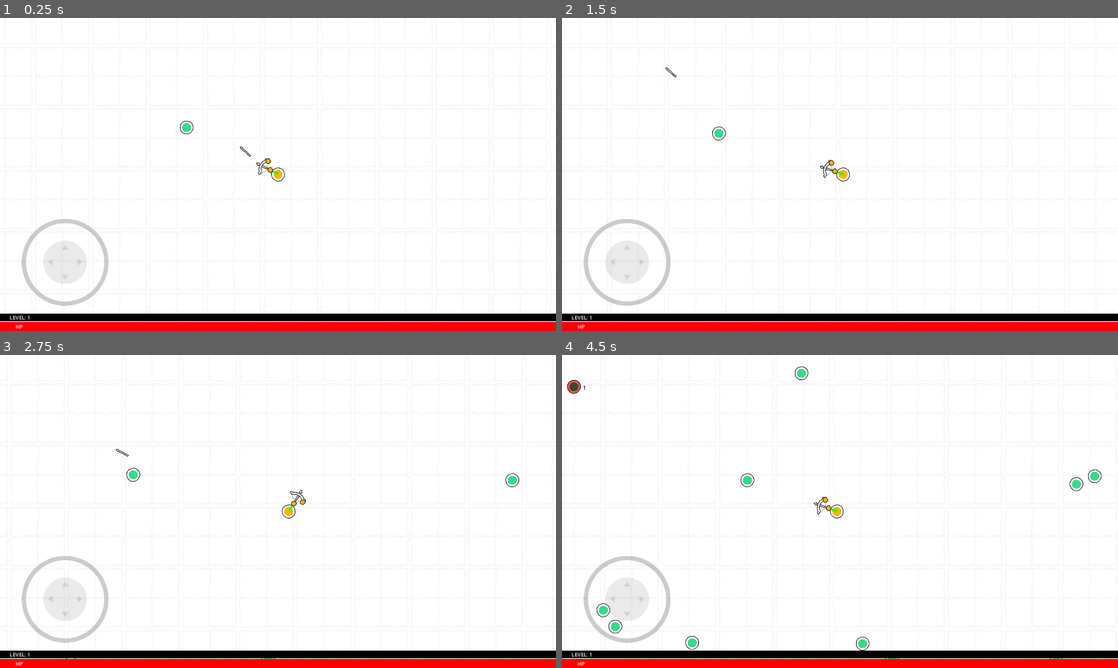
Above: before the commit, frames 1-4 (two rows, left to right).
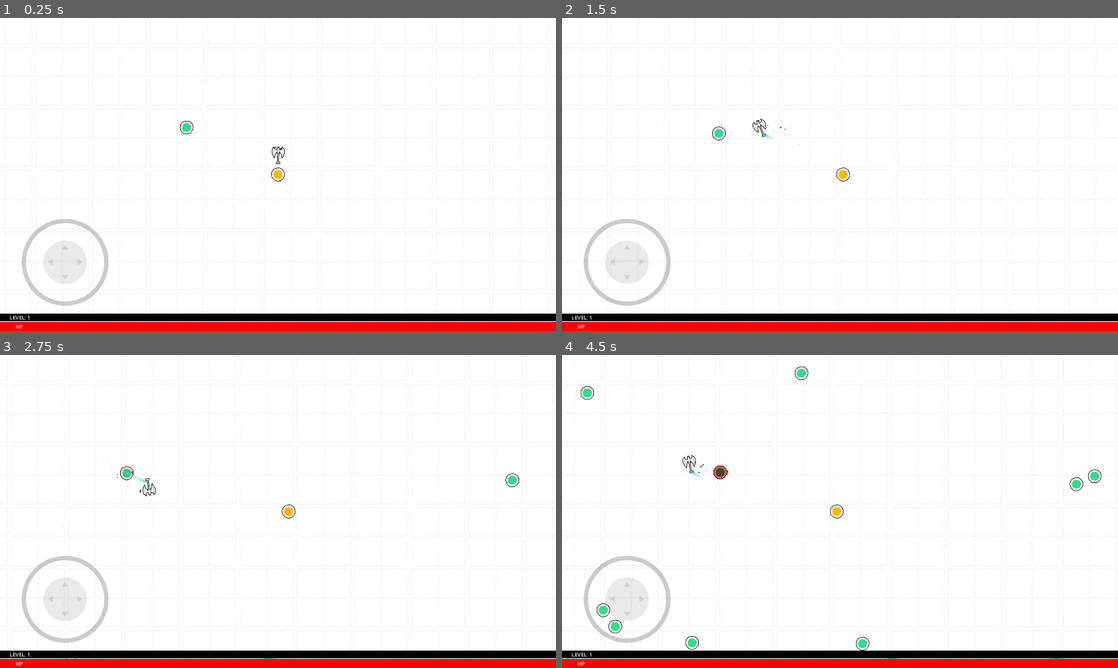
Above: after the commit, the same moments.

Repository: kickflip-games/papercut
Game: Godot game, scene res://scenes/game_flow/gameplay/game.tscn
Two runs of this game, one before a commit and one after it. Both use one fixed random seed, a clock stepped at 60 frames per second and the inputs below.
Inputs (mouse positions are in pixels of both pictures, inside the frame that each line leads up to):
- Up to frame 1 (0.25 s): no input
- Up to frame 2 (1.5 s): tap Enter (ui_accept) at 0.5, 0.77 s; move the mouse to (962, 158) at 0.52 s; press the mouse at (962, 158) at 0.53 s; hold D (right) 0.53-1.25 s; release the mouse at (962, 158) at 1.25 s; drag from (728, 190) to (851, 174) at 1.27 s
- Up to frame 3 (2.75 s): move the mouse to (333, 442) at 2.02 s; press the mouse at (333, 442) at 2.03 s; hold D (right) from 2.03 s (still down)
- Up to frame 4 (4.5 s): release D (right) at 2.75 s; release the mouse at (895, 442) at 2.75 s; drag from (812, 574) to (851, 511) at 2.77 s; move the mouse to (1006, 558) at 3.52 s; press the mouse at (1006, 558) at 3.53 s; hold A (left) 3.53-4.25 s; tap Enter (ui_accept) at 3.77 s; release the mouse at (1006, 558) at 4.25 s; drag from (673, 464) to (828, 511) at 4.27 s

The runs differ from the first frame. In frame 1, 0.2% of the frame differs, in the area x 43-52%, y 40-51%; in frame 2, 0.2%; in frame 3, 0.3%; in frame 4, 0.5%, in the area x 0-50%, y 8-52%.
Error after the commit: Out of bounds get index '0' (on base: 'Array') (res://scenes/weapons/HomingAxe.gd:26)

Commit message:
add homing axe

Diff:
--- a/globals/constants.gd
+++ b/globals/constants.gd
@@ -27,5 +27,6 @@
 	NONE,
 	BOW,
 	DEATHMACHINE,
-	SWORD
+	SWORD,
+	HOMING_AXE
 }
--- /dev/null
+++ b/scenes/effects/explosion.tscn
@@ -0,0 +1,40 @@
+[gd_scene load_steps=8 format=3 uid="uid://bxo4gjgkgpw5u"]
+
+[sub_resource type="CanvasItemMaterial" id="CanvasItemMaterial_xegee"]
+
+[sub_resource type="Gradient" id="Gradient_k5t34"]
+colors = PackedColorArray(0, 0, 0, 1, 1, 1, 1, 0.352941)
+
+[sub_resource type="GradientTexture1D" id="GradientTexture1D_agtvs"]
+gradient = SubResource("Gradient_k5t34")
+
+[sub_resource type="Curve" id="Curve_n6ort"]
+_data = [Vector2(0, 1), 0.0, 0.0, 0, 0, Vector2(0.495918, 0.69058), -0.479647, -0.479647, 0, 0, Vector2(0.996668, 0), 0.0, 0.0, 0, 0, Vector2(1, 0), 0.0, 0.0, 0, 0]
+point_count = 4
+
+[sub_resource type="CurveTexture" id="CurveTexture_jgj3u"]
+curve = SubResource("Curve_n6ort")
+
+[sub_resource type="ParticleProcessMaterial" id="ParticleProcessMaterial_s7d30"]
+lifetime_randomness = 0.5
+particle_flag_disable_z = true
+spread = 180.0
+gravity = Vector3(0, 0, 0)
+initial_velocity_min = 0.1
+initial_velocity_max = 5.0
+orbit_velocity_min = 0.0
+orbit_velocity_max = 0.0
+scale_curve = SubResource("CurveTexture_jgj3u")
+color_ramp = SubResource("GradientTexture1D_agtvs")
+
+[sub_resource type="CanvasTexture" id="CanvasTexture_slfbw"]
+
+[node name="explosion" type="GPUParticles2D"]
+material = SubResource("CanvasItemMaterial_xegee")
+amount = 20
+process_material = SubResource("ParticleProcessMaterial_s7d30")
+texture = SubResource("CanvasTexture_slfbw")
+lifetime = 3.0
+speed_scale = 8.2
+explosiveness = 1.0
+randomness = 1.0
--- a/scenes/units/enemy/navigation.gd
+++ b/scenes/units/enemy/navigation.gd
@@ -16,9 +16,13 @@
 @export var avoid_distance: = 45.0
 @export var kockback_force = 0.5
 
+
+
 var _max_speed:float = 200
 var _flock: Array[Node2D] = []
 var _current_v:Vector2
+
+
 
 
 var mypos:Vector2:
--- a/scenes/units/enemy/navigation.tscn
+++ b/scenes/units/enemy/navigation.tscn
@@ -3,7 +3,7 @@
 [ext_resource type="Script" path="res://scenes/units/enemy/navigation.gd" id="1_dp11o"]
 
 [sub_resource type="CircleShape2D" id="CircleShape2D_qcjbk"]
-radius = 66.0303
+radius = 39.0512
 
 [node name="Navigation" type="Area2D"]
 collision_layer = 32
--- a/scenes/units/player/player.tscn
+++ b/scenes/units/player/player.tscn
@@ -15,6 +15,7 @@
 [ext_resource type="LabelSettings" uid="uid://chwgtf1er15no" path="res://scenes/units/player/player_ui_font.tres" id="9_o38mr"]
 [ext_resource type="Script" path="res://scenes/units/player/xpBar.gd" id="9_x27up"]
 [ext_resource type="PackedScene" uid="uid://bingpvpe5cf7c" path="res://scenes/weapons/Deathmachine.tscn" id="10_kj83r"]
+[ext_resource type="PackedScene" uid="uid://dmas3ws6ej7uk" path="res://scenes/weapons/HomingAxe.tscn" id="11_0uubr"]
 [ext_resource type="PackedScene" uid="uid://cnmms0uj76xuc" path="res://scenes/weapons/Sword.tscn" id="11_o7kf6"]
 [ext_resource type="Script" path="res://scenes/units/player/xp_manager.gd" id="12_aa1vf"]
 [ext_resource type="PackedScene" uid="uid://dmr0fcamx7t56" path="res://addons/joystick/virtual_joystick.tscn" id="17_ykow5"]
@@ -61,6 +62,10 @@
 unique_name_in_owner = true
 rotation = -1.55509
 script = ExtResource("7_gupt8")
+
+[node name="Axe" parent="Inventory" instance=ExtResource("11_0uubr")]
+position = Vector2(0.779946, -14.014)
+weapon_type = 0
 
 [node name="Bow" parent="Inventory" instance=ExtResource("4_ofbkf")]
 position = Vector2(0.984165, -1.01559)
--- a/scenes/weapons/DetectionArea.gd
+++ b/scenes/weapons/DetectionArea.gd
@@ -42,7 +42,6 @@
 func get_random_targets(n:int)->Array:
 	# get list of n nearest objects
 	var targets = []
-	var indices = []
 	var max_n = nearby_objects.size()
 	n = clamp(n, 0, max_n)
 
@@ -51,10 +50,10 @@
 		indicies.resize(max_n)
 		indicies.fill(0)
 		for i in range(max_n):
-			indices[i] = i
-		indices.shuffle()
-		indices.resize(n)
-		for index in indices:
+			indicies[i] = i
+		indicies.shuffle()
+		indicies.resize(n)
+		for index in indicies:
 			targets.append(nearby_objects[index].global_position)
 
 		return targets
--- a/scenes/weapons/HomingAxe.gd
+++ b/scenes/weapons/HomingAxe.gd
@@ -1,36 +1,52 @@
 extends Weapon
+class_name Axe
+
+var target = Vector2.ZERO
+var target_array:Array = []
+var paths = 2 # number of targets to chain-in
+var direction:Vector2 = Vector2.ZERO
+@onready var reset_pos = position
+
+
+@onready var change_direction_timer:Timer  = get_node("ChangeDirectionTimer")
+
+
+func _ready():
+	super()
+	change_direction_timer.timeout.connect(_on_change_direction_timeout)
+
 
 
 func add_paths():
 	emit_signal("remove_from_array",self)
 	target_array.clear()
-	var counter = 0
-	while counter < paths:
-		var new_path = player.get_random_target()
-		target_array.append(new_path)
-		counter += 1
+	target_array = detection_area.get_random_targets(paths)
 	enable_attack(true)
+	process_path()
 	target = target_array[0]
-	process_path()
 
 func process_path():
-	angle = global_position.direction_to(target)
-	changeDirectionTimer.start()
+	direction = global_position.direction_to(target)
+	change_direction_timer.start()
 	var tween = create_tween()
-	var new_rotation_degrees = angle.angle() + deg_to_rad(135)
+	var new_rotation_degrees = direction.angle() + deg_to_rad(135)
 	tween.tween_property(self,"rotation",new_rotation_degrees,0.25).set_trans(Tween.TRANS_QUINT).set_ease(Tween.EASE_OUT)
 	tween.play()
 
-func enable_attack(atk = true):
-	if atk:
-		collision.call_deferred("set","disabled",false)
-		sprite.texture = spr_jav_atk
-	else:
-		collision.call_deferred("set","disabled",true)
-		sprite.texture = spr_jav_reg
+#func enable_attack(atk = true):
+#	if atk:
+#		collision.call_deferred("set","disabled",false)
+##		sprite.texture = spr_jav_atk
+#	else:
+#		collision.call_deferred("set","disabled",true)
+##		sprite.texture = spr_jav_reg
 
-func _on_attack_timer_timeout():
+func _cooldown_complete_custom_functionality():
 	add_paths()
+
+func _on_attack_collision(body:Node2D):
+	print("Attacked!")
+
 
 func _on_change_direction_timeout():
 	if target_array.size() > 0:
@@ -38,16 +54,17 @@
 		if target_array.size() > 0:
 			target = target_array[0]
 			process_path()
-			snd_attack.play()
+#			snd_attack.play()
 			emit_signal("remove_from_array",self)
 		else:
-			changeDirectionTimer.stop()
-			attackTimer.start()
-			enable_attack(false)
+			change_direction_timer.stop()
+			cooldown_timer.start()
 	else:
-		changeDirectionTimer.stop()
-		attackTimer.start()
-		enable_attack(false)
+		change_direction_timer.stop()
+		cooldown_timer.start()
+
+func _physics_process(delta):
+	position += direction*speed*delta
 
 
 func _on_reset_pos_timer_timeout():
--- a/scenes/weapons/HomingAxe.tscn
+++ b/scenes/weapons/HomingAxe.tscn
@@ -1,10 +1,41 @@
-[gd_scene load_steps=8 format=3 uid="uid://dmas3ws6ej7uk"]
+[gd_scene load_steps=15 format=3 uid="uid://dmas3ws6ej7uk"]
 
 [ext_resource type="Script" path="res://scenes/weapons/HomingAxe.gd" id="1_arphm"]
 [ext_resource type="Texture2D" uid="uid://c7ucs7jagh42b" path="res://assets/kenney_scribble_dungeons/PNG/Items/weapon_axe_large.png" id="2_vlx0q"]
 [ext_resource type="Texture2D" uid="uid://bcf5h2rrlf17t" path="res://assets/kenney_scribble_dungeons/PNG/Characters/yellow_hand.png" id="3_d5kas"]
 [ext_resource type="PackedScene" uid="uid://ckrxk10li5n0j" path="res://scenes/units/hit_boxes/attack_box.tscn" id="4_fvwkx"]
 [ext_resource type="PackedScene" uid="uid://p8orp54ynall" path="res://addons/trail_2d/trail_fx.tscn" id="5_2ogc5"]
+
+[sub_resource type="CanvasItemMaterial" id="CanvasItemMaterial_xegee"]
+
+[sub_resource type="Gradient" id="Gradient_k5t34"]
+colors = PackedColorArray(0, 0, 0, 1, 1, 1, 1, 0.352941)
+
+[sub_resource type="GradientTexture1D" id="GradientTexture1D_agtvs"]
+gradient = SubResource("Gradient_k5t34")
+
+[sub_resource type="Curve" id="Curve_n6ort"]
+_data = [Vector2(0, 1), 0.0, 0.0, 0, 0, Vector2(0.495918, 0.69058), -0.479647, -0.479647, 0, 0, Vector2(0.996668, 0), 0.0, 0.0, 0, 0, Vector2(1, 0), 0.0, 0.0, 0, 0]
+point_count = 4
+
+[sub_resource type="CurveTexture" id="CurveTexture_jgj3u"]
+curve = SubResource("Curve_n6ort")
+
+[sub_resource type="ParticleProcessMaterial" id="ParticleProcessMaterial_6yerv"]
+lifetime_randomness = 0.68
+particle_flag_disable_z = true
+spread = 180.0
+gravity = Vector3(0, 0, 0)
+initial_velocity_min = 5.0
+initial_velocity_max = 20.0
+orbit_velocity_min = 0.0
+orbit_velocity_max = 0.0
+scale_min = 5.0
+scale_max = 5.0
+scale_curve = SubResource("CurveTexture_jgj3u")
+color_ramp = SubResource("GradientTexture1D_agtvs")
+
+[sub_resource type="CanvasTexture" id="CanvasTexture_slfbw"]
 
 [sub_resource type="RectangleShape2D" id="RectangleShape2D_jj7ck"]
 size = Vector2(39, 34)
@@ -15,15 +46,17 @@
 
 [node name="Axe" type="Area2D"]
 script = ExtResource("1_arphm")
-weapon_type = null
-knockback_amount = null
-attack_size = null
-cooldown = null
-hp = null
-speed = null
-damage = null
-attack_enabled = null
-lifetime = null
+weapon_type = 4
+
+[node name="explosion" type="GPUParticles2D" parent="."]
+material = SubResource("CanvasItemMaterial_xegee")
+position = Vector2(-1, -64)
+amount = 20
+process_material = SubResource("ParticleProcessMaterial_6yerv")
+texture = SubResource("CanvasTexture_slfbw")
+lifetime = 5.0
+speed_scale = 10.92
+randomness = 1.0
 
 [node name="Sprite2D" type="Sprite2D" parent="."]
 position = Vector2(-1, -45)
@@ -36,6 +69,9 @@
 texture = ExtResource("3_d5kas")
 
 [node name="CooldownTimer" type="Timer" parent="."]
+autostart = true
+
+[node name="ChangeDirectionTimer" type="Timer" parent="."]
 
 [node name="AttackBox" parent="." instance=ExtResource("4_fvwkx")]
 position = Vector2(0, -47)
--- a/scenes/weapons/weapon.gd
+++ b/scenes/weapons/weapon.gd
@@ -26,7 +26,7 @@
 var detection_area_present:bool
 var attack_box_present:bool
 var hp_manager_present:bool
-
+var player:Player
 
 
 
@@ -77,6 +77,8 @@
 	if lifetime_timer and lifetime > 0:
 		lifetime_timer.timeout.connect(cleanup)
 		lifetime_timer.wait_time = lifetime
+
+	player = get_tree().get_first_node_in_group("Player")
 
 
 func set_vars():
@@ -129,6 +131,10 @@
 func _cooldown_complete():
 	enable_attack(true)
 	cooldown_timer.stop()
+	_cooldown_complete_custom_functionality()
+
+func _cooldown_complete_custom_functionality():
+	pass
 
 
 
Not shown: 1 places in scenes/units/player/player.tscn that only renumber resources
